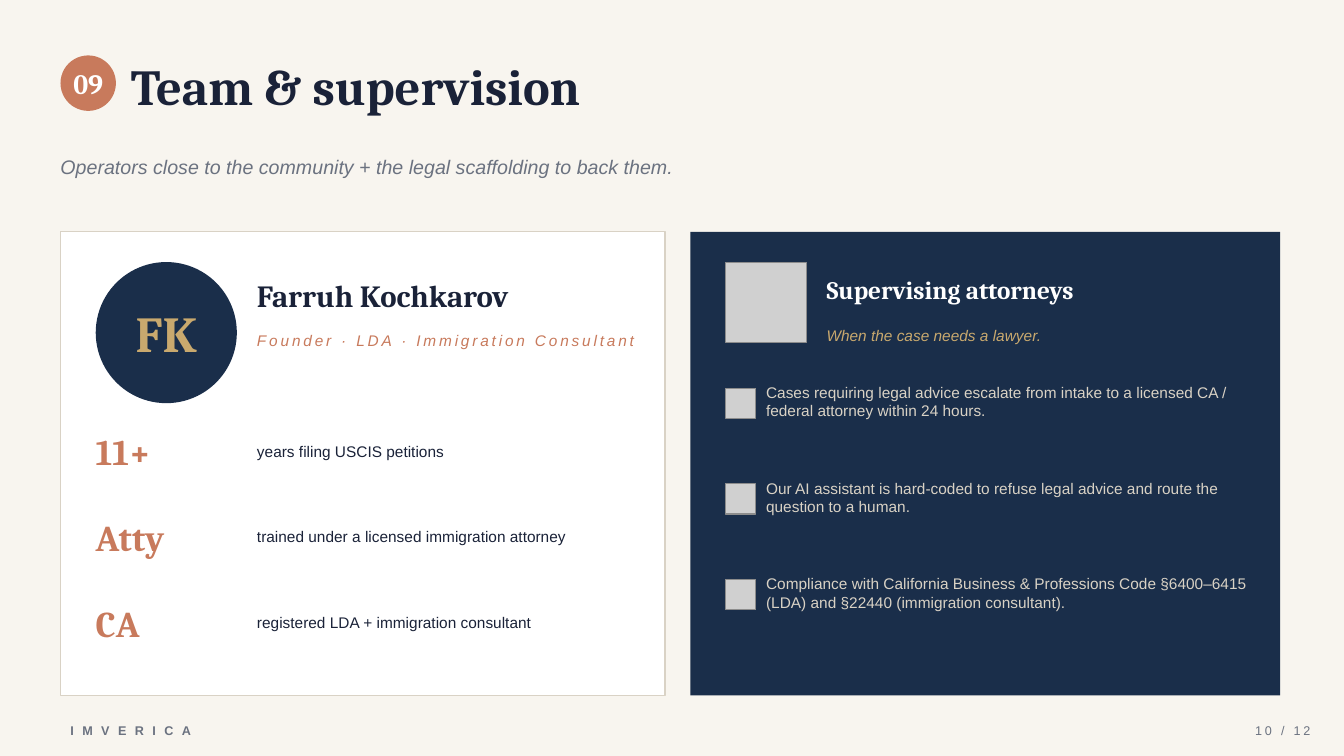
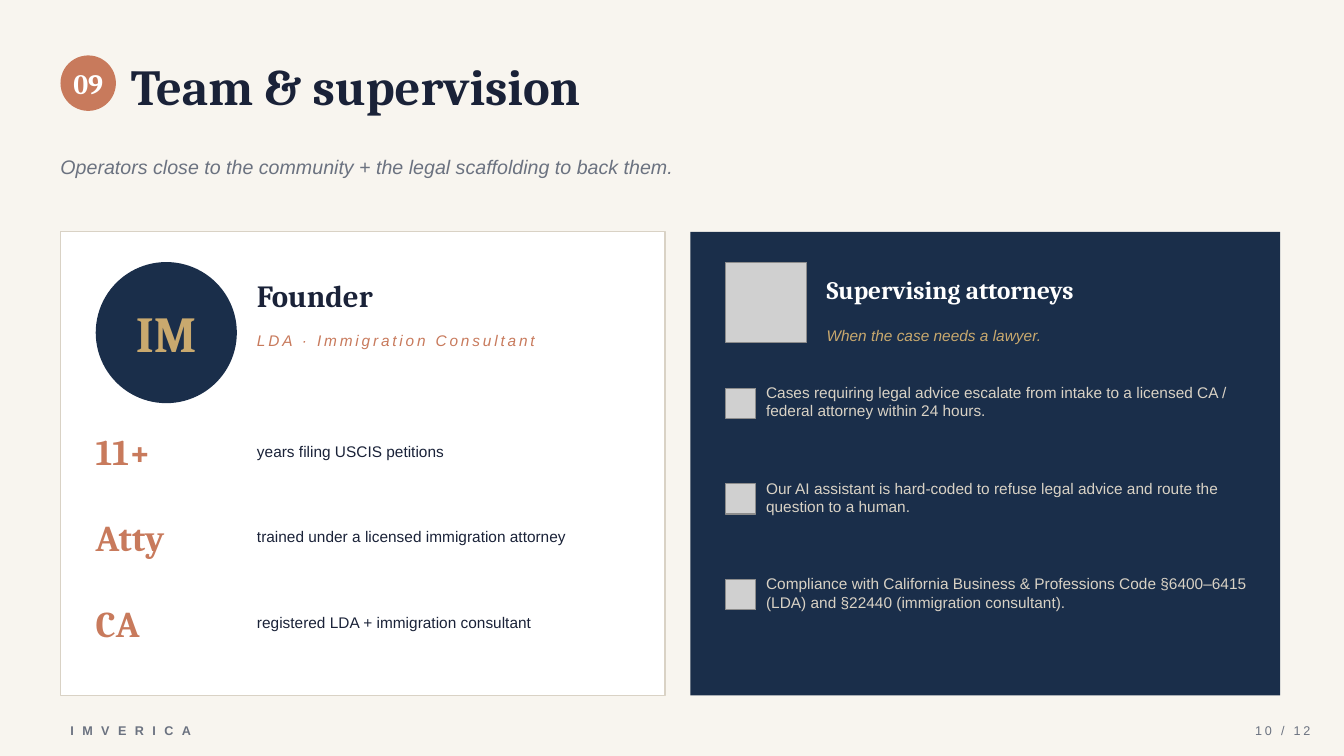
Before and after one commit to imverica/imverica-website, a slide deck: slide 10 of decks/imverica-pitch.pptx. Drawn at 1344x756 pixels with LibreOffice and Linux fonts; fonts in the diff are those of the drawing; grey boxes stand for pictures. Boxes give left, top, right and bottom in pixels: in the first picture for what was removed or moved away, otherwise in the second. Text is boxed around its words. In the diff, an @@ line names an element or a change of style, - is before the commit and + after.

```diff
--- a/decks/imverica-pitch.pptx
+++ b/decks/imverica-pitch.pptx
@@ text at bbox=[257, 285, 373, 308]: text changed @@
-Farruh Kochkarov
+Founder
@@ text at bbox=[136, 318, 197, 352]: text changed @@
-FK
+IM
@@ text at bbox=[257, 335, 535, 349]: text changed @@
-Founder · LDA · Immigration Consultant
+LDA · Immigration Consultant
```
Also in this commit, not shown: 4 other files.
